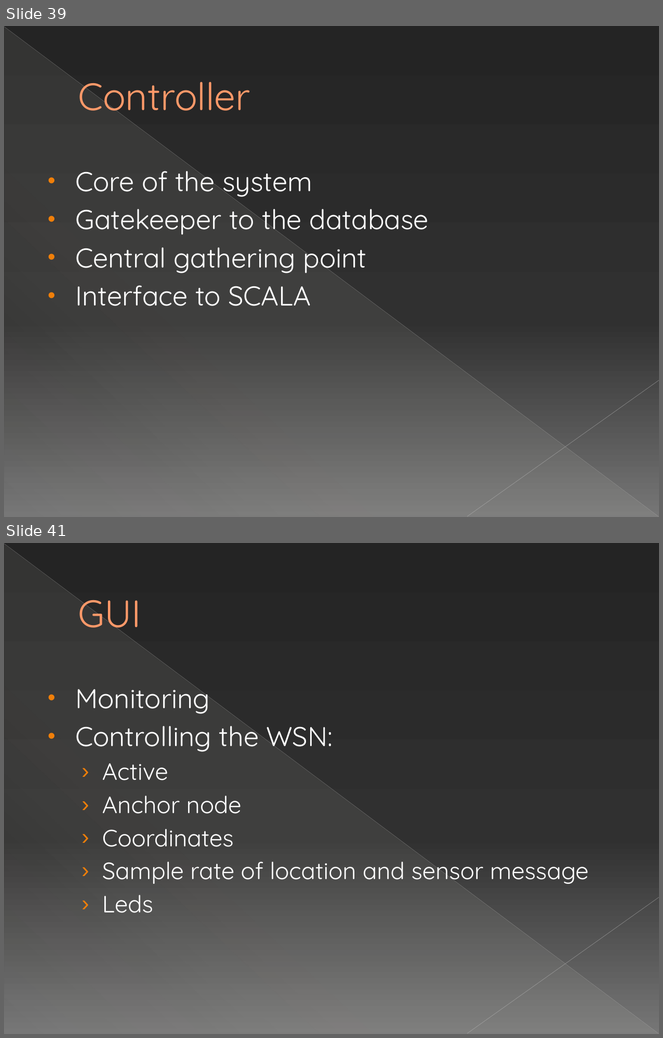
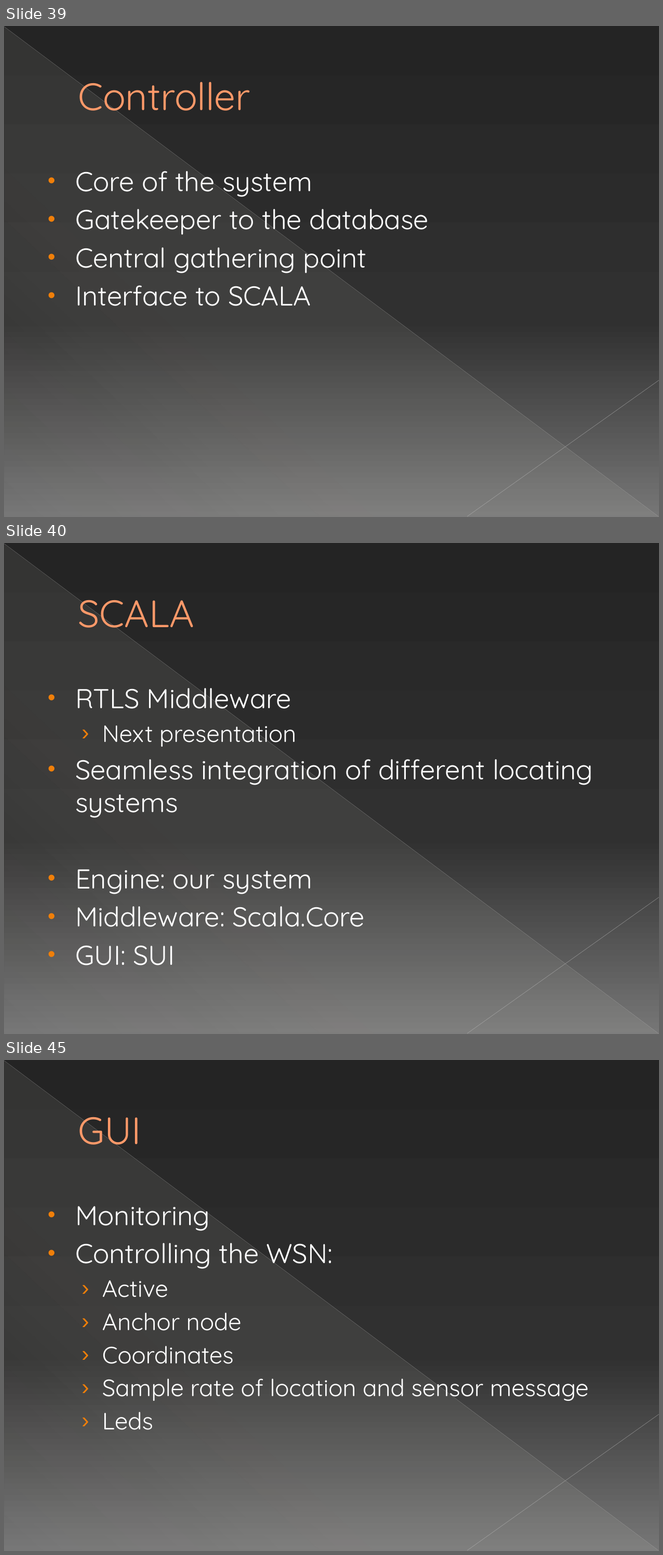
Before and after one commit to michelecorrea3/wsnlocalizationscala, a slide deck: Resources/WSN localization with Senseless framework.pptx. Shown one above the other, each under a label of ours: slides 39 and 41 before the commit, slides 39, 40 and 45 after it; the slides between them are not shown. The pictures are 663x1038 and 663x1555 pixels, drawn with LibreOffice and Linux fonts; fonts in the diff are those of the drawing. Boxes give left, top, right and bottom in pixels: in the first picture for what was removed or moved away, otherwise in the second. Text is boxed around its words. In the diff, an @@ line names an element or a change of style, - is before the commit and + after.

```diff
--- a/Resources/WSN localization with Senseless framework.pptx
+++ b/Resources/WSN localization with Senseless framework.pptx
@@ slide 40 added at (4, 543, 659, 1034), background gradient #242424 to #303030 to #767676; not listed: 3 template elements that a slide beside it also shows @@
@@ title added at (78, 599, 194, 637), 42 pt, text #FF9B6A @@
+SCALA
@@ text added at (75, 688, 593, 966), 30 pt, text #FFFFFF @@
+• RTLS Middleware
+  › Next presentation
+• Seamless integration of different locating systems
+• Engine: our system
+• Middleware: Scala.Core
+• GUI: SUI
@@ what was slide 41 is now slide 45 @@
```
Also in this commit, not shown: 4 other slides added, 1 slide removed.
